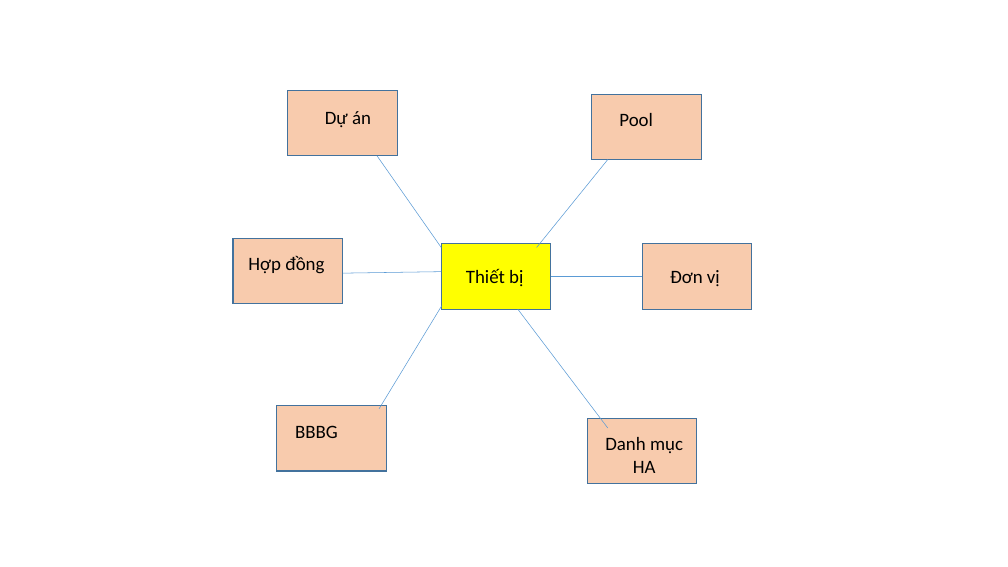
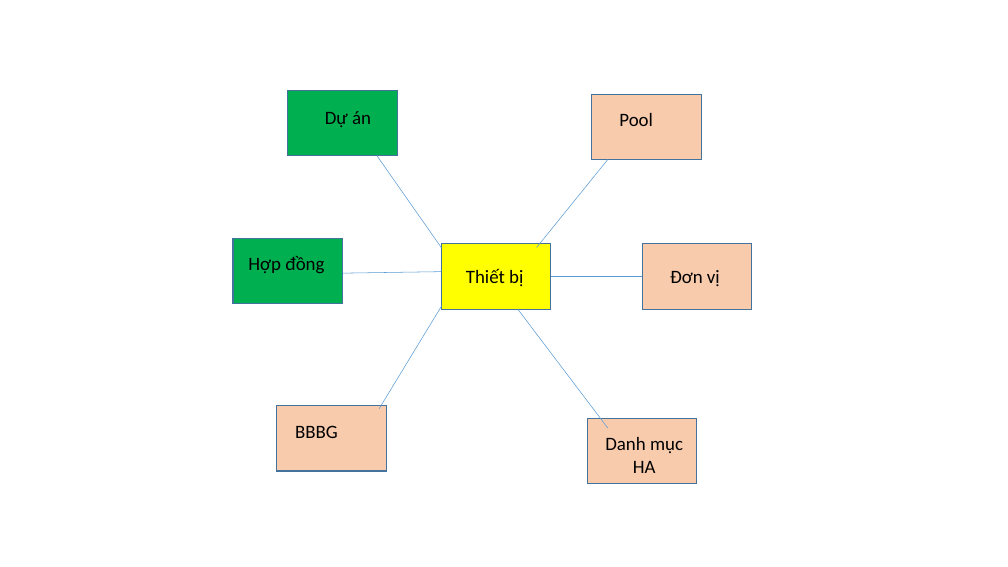
Before and after one commit to lamxung55/infra_supply, a slide deck: slide 1 of doc/Data.pptx. Drawn at 1008x567 pixels with LibreOffice and Linux fonts; fonts in the diff are those of the drawing. Boxes give left, top, right and bottom in pixels: in the first picture for what was removed or moved away, otherwise in the second. Text is boxed around its words. In the diff, an @@ line names an element or a change of style, - is before the commit and + after.

```diff
--- a/doc/Data.pptx
+++ b/doc/Data.pptx
@@ rectangle at [288, 91, 398, 156]: fill #F8CBAD to #00B050 @@
@@ rectangle at [233, 238, 343, 303]: fill #F8CBAD to #00B050 @@
```
Also in this commit, not shown: 6 other files.
